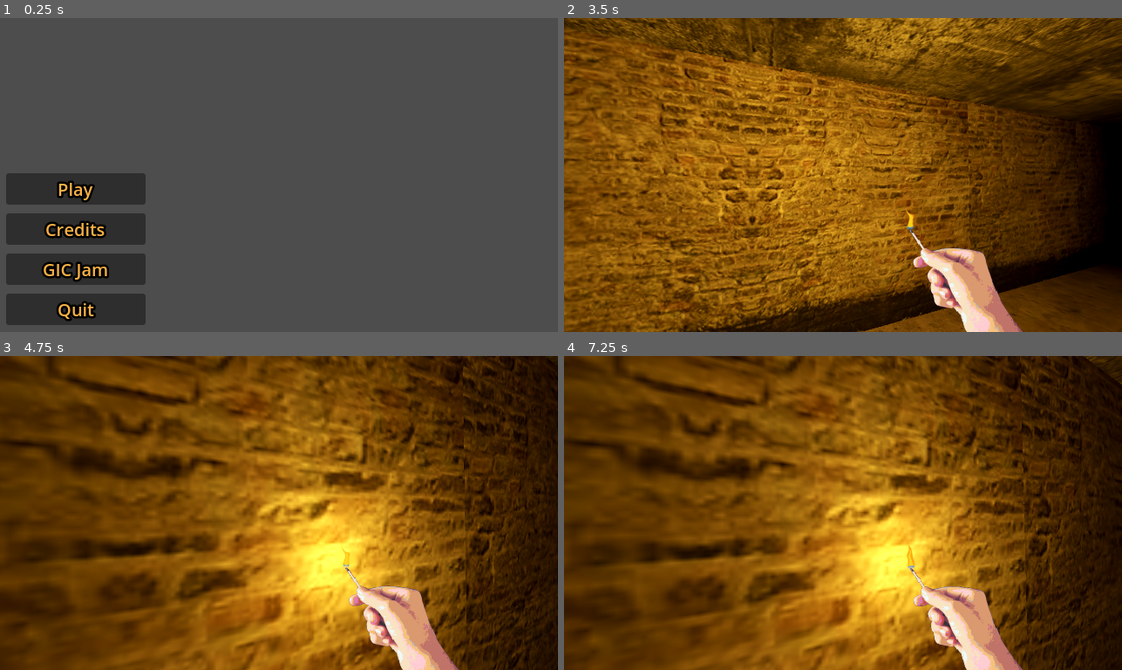
Above: before the commit, frames 1-4 (two rows, left to right).
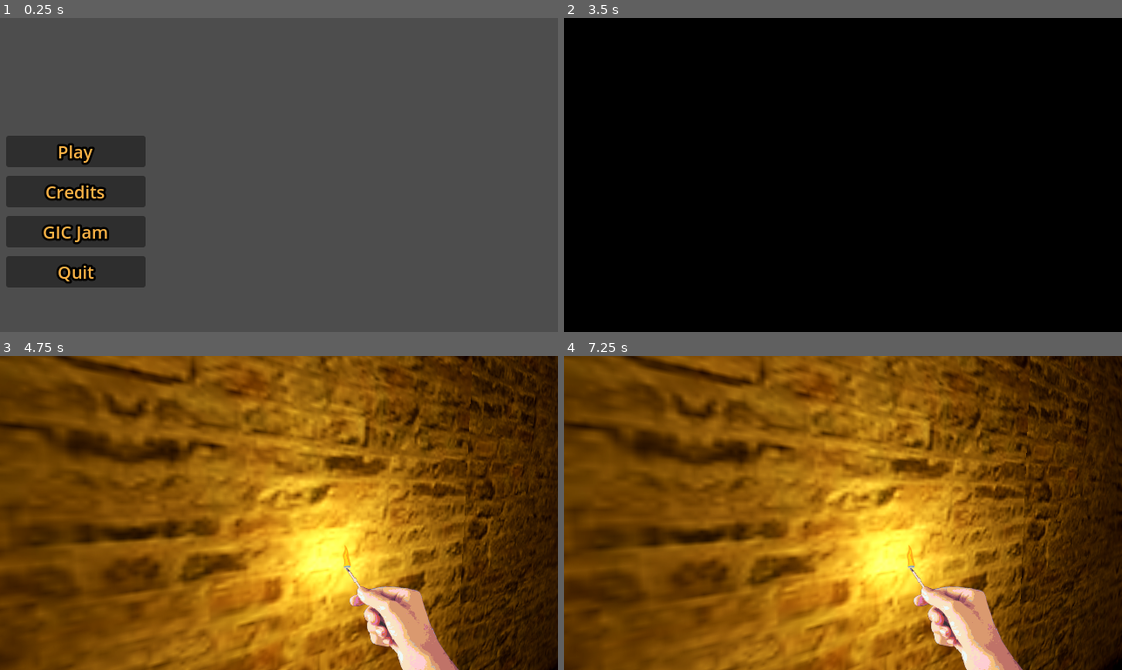
Above: after the commit, the same moments.

Repository: ArceusMaxis/gicjam2025
Game: Godot game, scene res://scenes/main_menu.tscn
Same seed, same stepped clock (60 frames per second), same inputs: the game is played once before the commit and once after it.
Inputs (mouse positions are in pixels of both pictures, inside the frame that each line leads up to):
- Up to frame 1 (0.25 s): no input
- Up to frame 2 (3.5 s): click "Play" at 0.5 s; click (642, 149) at 1.25 s, where only the run after the commit has a clickable "Play"; tap Enter at 2 s; move the mouse to (870, 175) at 2.02 s; hold W (up) from 2.03 s (still down); tap Space at 2.75 s; move the mouse to (815, 175) at 2.77 s
- Up to frame 3 (4.75 s): keep holding W (up); move the mouse to (290, 506) at 3.52 s; move the mouse to (273, 519) at 4.27 s
- Up to frame 4 (7.25 s): keep holding W (up); move the mouse to (887, 516) at 5.02 s; move the mouse to (798, 509) at 5.77 s; move the mouse to (848, 513) at 6.52 s

The runs differ from the first frame. In frame 1, 7.7% of the frame differs, in the area x 1-27%, y 37-98%; in frame 2, 95%, in the area x 0-100%, y 0-100%; in frame 3, 48%; in frame 4, 47%.

Commit message:
PHOSPHORUS is da name, climax, MM, decals, icon, exports pending

Diff:
--- a/project.godot
+++ b/project.godot
@@ -66,3 +66,7 @@
 "events": [Object(InputEventKey,"resource_local_to_scene":false,"resource_name":"","device":-1,"window_id":0,"alt_press …(195 unchanged characters)…
 ]
 }
+
+[rendering]
+
+textures/canvas_textures/default_texture_filter=0
--- a/scenes/main_menu.tscn
+++ b/scenes/main_menu.tscn
@@ -1,7 +1,8 @@
-[gd_scene load_steps=3 format=3 uid="uid://wukglpblg5ii"]
+[gd_scene load_steps=4 format=3 uid="uid://wukglpblg5ii"]
 
 [ext_resource type="Script" uid="uid://neeoeuojftsj" path="res://scripts/main_menu.gd" id="1_ekxnf"]
 [ext_resource type="AudioStream" uid="uid://bl0y83wr3jou" path="res://audio/03 unsolved crimes .wav" id="1_l6cm7"]
+[ext_resource type="Texture2D" uid="uid://4c8fu366xnll" path="res://textures/dossier.png" id="3_bqqt6"]
 
 [node name="MainMenu" type="Control"]
 layout_mode = 3
@@ -22,9 +23,8 @@
 anchor_top = 1.0
 anchor_bottom = 1.0
 offset_left = 7.0
-offset_top = -182.0
+offset_top = -225.0
 offset_right = 167.0
-offset_bottom = -2.0
 grow_vertical = 0
 theme_override_constants/separation = 10
 
@@ -65,6 +65,31 @@
 text = "Quit
 "
 
+[node name="Banner" type="TextureRect" parent="."]
+visible = false
+layout_mode = 0
+offset_right = 40.0
+offset_bottom = 40.0
+texture = ExtResource("3_bqqt6")
+
+[node name="Label" type="Label" parent="Banner"]
+layout_mode = 1
+anchors_preset = 7
+anchor_left = 0.5
+anchor_top = 1.0
+anchor_right = 0.5
+anchor_bottom = 1.0
+offset_left = -101.5
+offset_top = -33.0
+offset_right = 101.5
+offset_bottom = -10.0
+grow_horizontal = 2
+grow_vertical = 0
+theme_override_colors/font_color = Color(1, 0.712, 0.28, 1)
+theme_override_colors/font_outline_color = Color(0, 0, 0, 1)
+theme_override_constants/outline_size = 10
+text = "PRESS ANY KEY TO CONTINUE."
+
 [connection signal="pressed" from="VBoxContainer/Play" to="." method="_on_play_pressed"]
 [connection signal="pressed" from="VBoxContainer/Credits" to="." method="_on_credits_pressed"]
 [connection signal="pressed" from="VBoxContainer/GICJ" to="." method="_on_gicj_pressed"]
--- a/scenes/player.tscn
+++ b/scenes/player.tscn
@@ -194,7 +194,7 @@
 
 [node name="Player" type="CharacterBody3D" groups=["player"]]
 script = ExtResource("1_4flbx")
-quip_array = Array[String](["Everything looks the same...",  …(174 unchanged characters)… t good...", "I should have been careful"])
+quip_array = Array[String](["Everything looks the same...",  …(174 unchanged characters)… t good...", "I should have been careful", "Man, i hate this part of the job!!", "This is not real, this is not real", "Shoulda joined artifact labelling", "I better get a raise after this...", "Jenne, get me outta here please", "Why do i not feel thirsty or hungry?", "1768,1769,1770,1771,1772..."])
 
 [node name="CollisionShape3D" type="CollisionShape3D" parent="."]
 transform = Transform3D(1, 0, 0, 0, 1, 0, 0, 0, 1, 0, 0.75, 0)
@@ -359,21 +359,9 @@
 }
 
 [node name="Timer" type="Timer" parent="."]
-_import_path = NodePath("")
-unique_name_in_owner = false
-process_mode = 0
-process_priority = 0
-process_physics_priority = 0
-process_thread_group = 0
-physics_interpolation_mode = 0
-auto_translate_mode = 0
-editor_description = ""
-process_callback = 1
 wait_time = 30.0
 one_shot = true
 autostart = true
-ignore_time_scale = false
-script = null
 
 [node name="CSGMesh3D" type="CSGMesh3D" parent="."]
 transform = Transform3D(1, 0, 0, 0, 1, 0, 0, 0, 1, 0, 0.789827, -2)
@@ -398,21 +386,8 @@
 bus = &"Noises"
 
 [node name="NoiserTimer" type="Timer" parent="NoiserParent"]
-_import_path = NodePath("")
-unique_name_in_owner = false
-process_mode = 0
-process_priority = 0
-process_physics_priority = 0
-process_thread_group = 0
-physics_interpolation_mode = 0
-auto_translate_mode = 0
-editor_description = ""
-process_callback = 1
 wait_time = 13.0
-one_shot = false
 autostart = true
-ignore_time_scale = false
-script = null
 
 [connection signal="pressed" from="Control/Pause/VBoxContainer/PBut" to="." method="_on_p_but_pressed"]
 [connection signal="pressed" from="Control/Pause/VBoxContainer/QMMBut" to="." method="_on_qmm_but_pressed"]
--- a/scripts/main_menu.gd
+++ b/scripts/main_menu.gd
@@ -1,13 +1,26 @@
 extends Control
 
+@onready var banner: TextureRect = $Banner
 @onready var play: Button = $VBoxContainer/Play
 @onready var credits: Button = $VBoxContainer/Credits
 @onready var gicj: Button = $VBoxContainer/GICJ
 @onready var quit: Button = $VBoxContainer/Quit
+@onready var label: Label = $Banner/Label
+
+var vis : bool = false
+var _timer = 0.0
+var blink_speed = 0.3
 const SEWERS = preload("res://scenes/sewers.tscn")
 
 func _on_play_pressed() -> void:
-	get_tree().change_scene_to_packed(SEWERS)
+	banner.visible = true
+	vis = true
+
+func labelblink(delta):
+	_timer += delta
+	if _timer >= blink_speed:
+		_timer = 0.0
+		label.visible = !label.visible
 
 func _on_credits_pressed() -> void:
 	OS.shell_open("https://chaak-007.itch.io")
@@ -17,3 +30,9 @@
 
 func _on_quit_pressed() -> void:
 	get_tree().quit()
+
+func _physics_process(delta: float) -> void:
+	labelblink(delta)
+	if vis:
+		if Input.is_anything_pressed():
+			get_tree().change_scene_to_packed(SEWERS)
Binary file added: textures/banner.png
Not shown, added: textures/banner.png.import
Binary file added: textures/dossier.png
Not shown, added: textures/dossier.png.import
